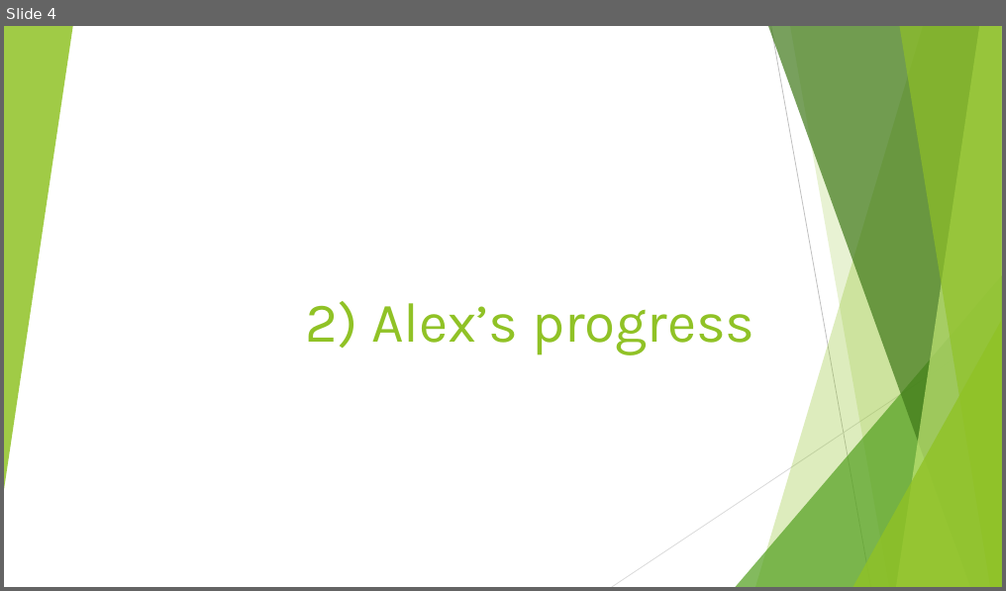
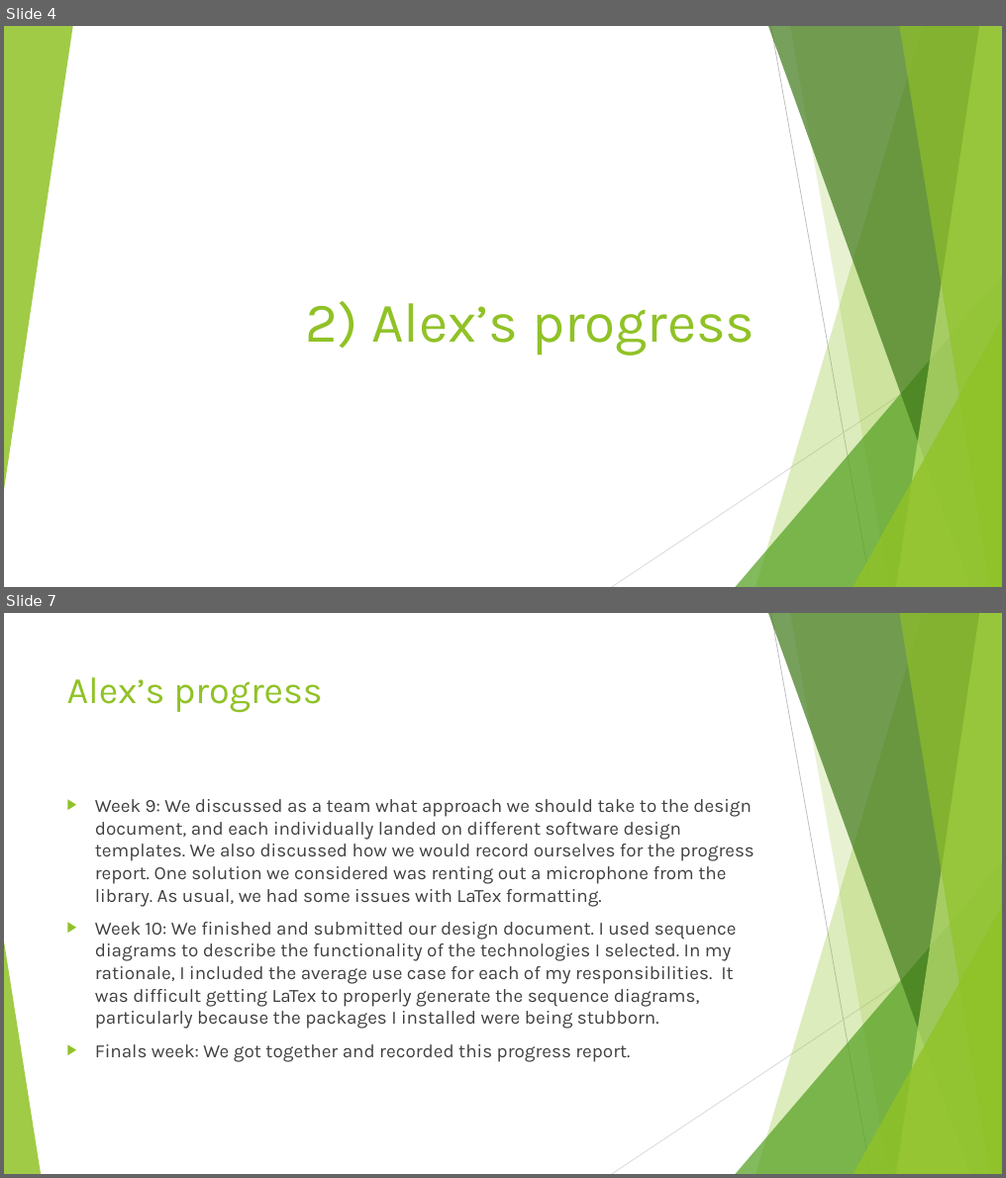
Before and after one commit to AlexDCraig/senior-capstone-project, a slide deck: progressreport.pptx. Shown one above the other, each under a label of ours: slide 4 before the commit, slides 4 and 7 after it; the slides between them are not shown. The pictures are 1006x591 and 1006x1178 pixels, drawn with LibreOffice and Linux fonts; fonts in the diff are those of the drawing. Boxes give left, top, right and bottom in pixels: in the first picture for what was removed or moved away, otherwise in the second. Text is boxed around its words. In the diff, an @@ line names an element or a change of style, - is before the commit and + after.

```diff
--- a/progressreport.pptx
+++ b/progressreport.pptx
@@ slide 7 added at (x1=4, y1=613, x2=1002, y2=1174), background #FFFFFF; not listed: 9 template elements that a slide beside it also shows @@
@@ title added at (x1=67, y1=677, x2=322, y2=713), 36 pt, text #90C226 @@
+Alex’s progress
@@ text added at (x1=95, y1=799, x2=754, y2=1062), 18 pt, text #404040 @@
+▶ Week 9: We discussed as a team what approach we should take to the design document, and each individually landed on different software design templates. We also discussed how we would record ourselves for the progress report. One solution we considered was renting out a microphone from the library. As usual, we had some issues with LaTex formatting.
+▶ Week 10: We finished and submitted our design document. I used sequence diagrams to describe the functionality of the technologies I selected. In my rationale, I included the average use case for each of my responsibilities. It was difficult getting LaTex to properly generate the sequence diagrams, particularly because the packages I installed were being stubborn.
+▶ Finals week: We got together and recorded this progress report.
@@ triangle added at (x1=4, y1=942, x2=41, y2=1174), fill #90C226 at 85% opacity @@
```
Also in this commit, not shown: 2 slides changed, 1 other slide added, 1 slide removed.
